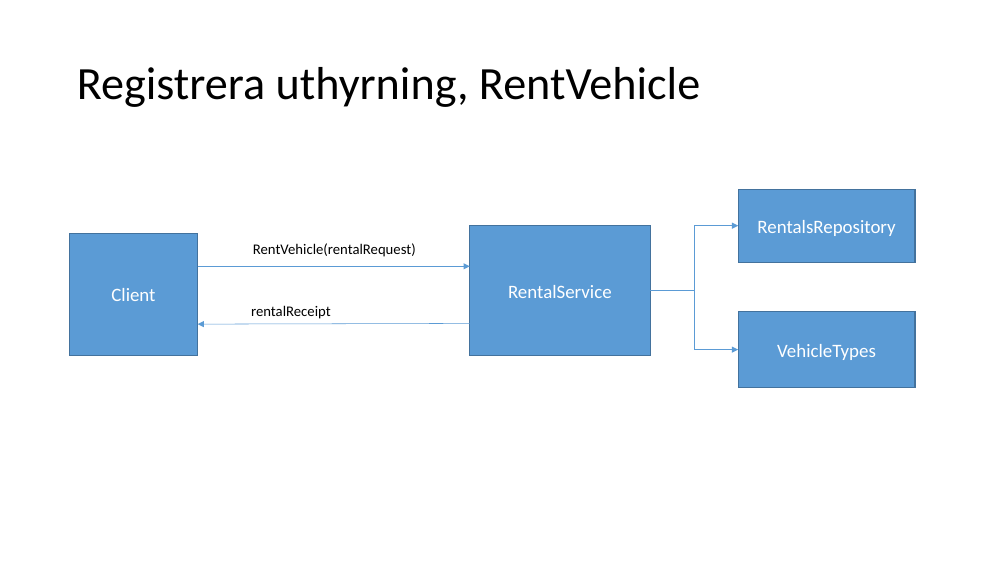
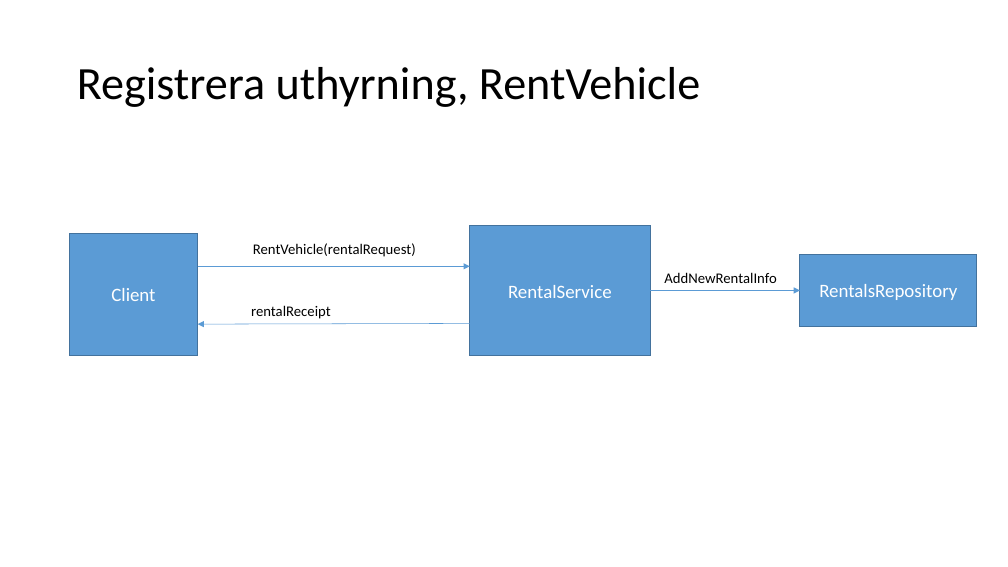
Before and after one commit to LarsBergqvist/CarRentalService, a slide deck: slide 6 of CarRentalService - Lars Bergqvist.pptx. Drawn at 1008x567 pixels with LibreOffice and Linux fonts; fonts in the diff are those of the drawing. Boxes give left, top, right and bottom in pixels: in the first picture for what was removed or moved away, otherwise in the second. Text is boxed around its words. In the diff, an @@ line names an element or a change of style, - is before the commit and + after.

```diff
--- a/CarRentalService - Lars Bergqvist.pptx
+++ b/CarRentalService - Lars Bergqvist.pptx
@@ rectangle "RentalsRepository": place and size @@
-rectangle "RentalsRepository" at [738,189,915,262]
+rectangle "RentalsRepository" at [800,254,977,327]
@@ elbow arrow moved from (650, 290) - (738, 226) to (650, 290) - (800, 290) @@
@@ elbow arrow removed from (650, 290) to (738, 350) @@
@@ text added at [664,272,776,283], 14 pt, text #000000 @@
+AddNewRentalInfo
@@ rectangle removed at [738,312,915,387] @@
-VehicleTypes
```
Also in this commit, not shown: 4 other slides changed.
